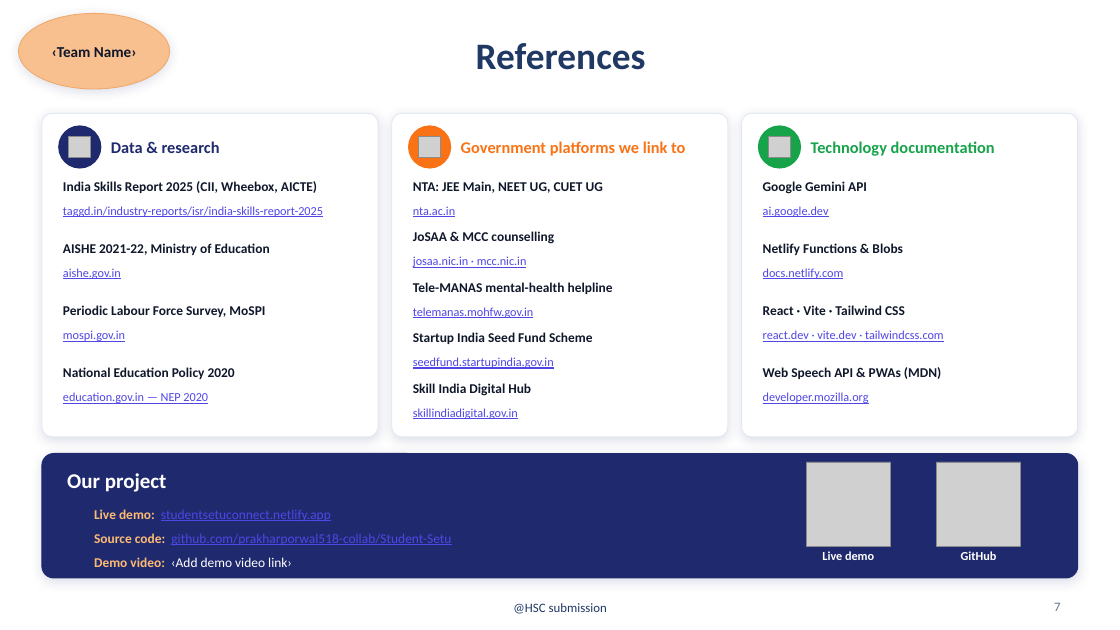
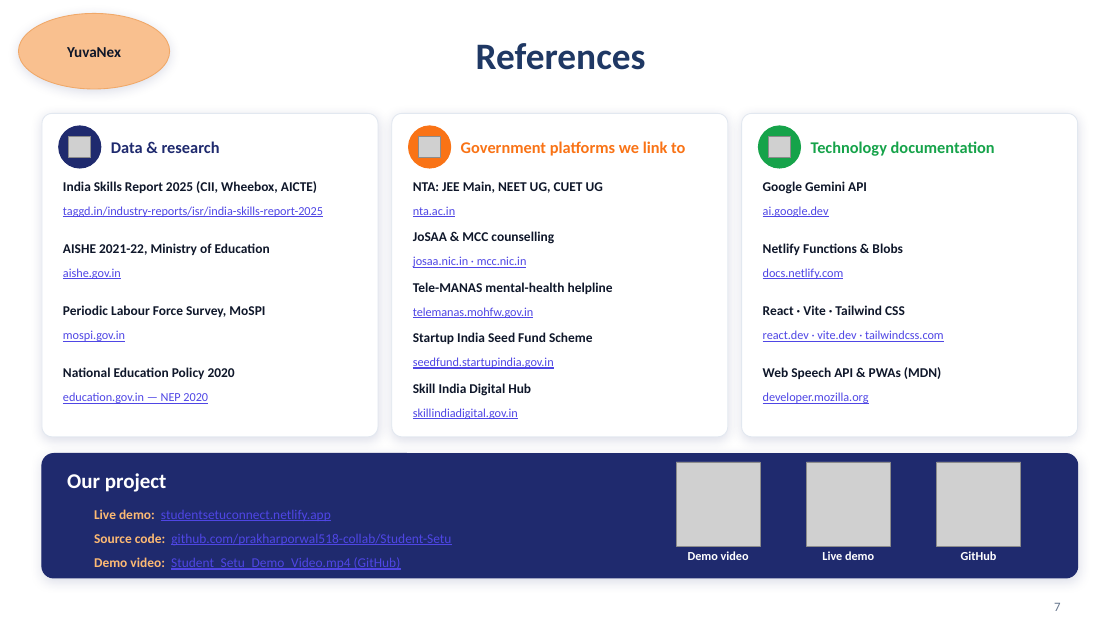
Before and after one commit to prakharporwal518-collab/Student-Setu, a slide deck: slide 7 of hackathon-submission/Student_Setu_HSC.pptx. Drawn at 1120x630 pixels with LibreOffice and Linux fonts; fonts in the diff are those of the drawing; grey boxes stand for pictures; background and template pictures are left out. Boxes give left, top, right and bottom in pixels: in the first picture for what was removed or moved away, otherwise in the second. Text is boxed around its words. In the diff, an @@ line names an element or a change of style, - is before the commit and + after.

```diff
--- a/hackathon-submission/Student_Setu_HSC.pptx
+++ b/hackathon-submission/Student_Setu_HSC.pptx
@@ text at <box>67,47,121,57</box>: text changed @@
-‹Team Name›
+YuvaNex
@@ picture added at <box>676,462,760,546</box> @@
@@ text at <box>94,557,401,570</box>: text changed; text colour #FFFFFF to #4F46E5 @@
-Demo video: ‹Add demo video link›
+Demo video: Student_Setu_Demo_Video.mp4 (GitHub)
@@ text added at <box>688,551,749,560</box>, 10.5 pt, text #FFFFFF, bold @@
+Demo video
@@ text removed at <box>513,603,607,614</box> @@
-@HSC submission
```
Also in this commit, not shown: 6 other slides changed, 2 other files.
